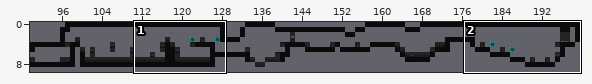
Two versions of a level (Tiled map, Levels/Level 2/Abstract Level 2.tmx). The first picture is a wide view before the edit; the outline marks the close-up.
Close-up. Old version:
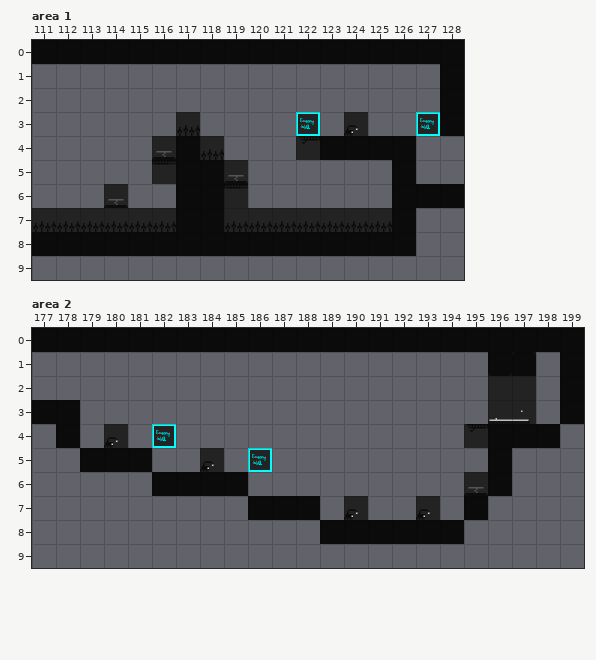
Cells are 64x64 px. Shown: area 1 x 111..128, y 0..9; area 2 x 177..199, y 0..9. The commit also changed other parts of the map, which this record leaves out.
The result:
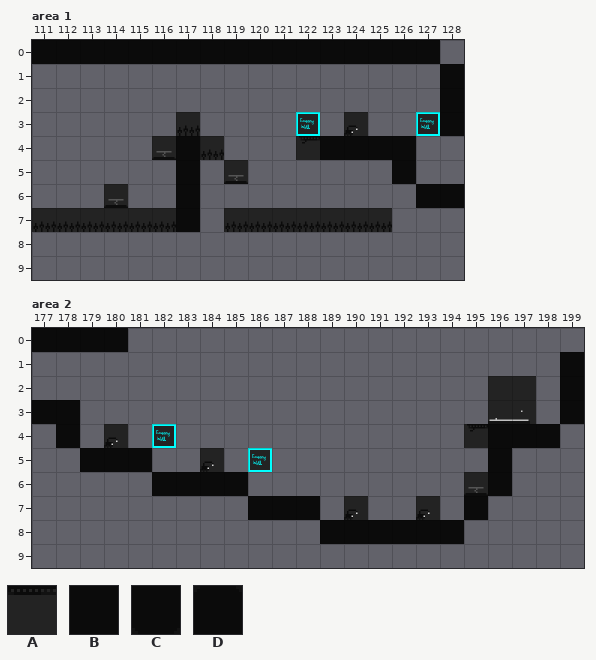
Key: from "Tileset with Background": A 60, B 142, C 294, D 295.
_ is an empty cell.
The edit:
Layer "Tile Layer 1", area 1:
y 0: x 128 B -> _
y 5: x 116 A -> _; x 118 B -> _
y 6: x 118..119 BA -> __; x 126 B -> _
y 7: x 118 B -> _; x 126 B -> _
y 8: x 111..126 BBBBBBBBBBBBBBBB -> ________________
Layer "Tile Layer 1", area 2:
y 0: x 181..199 BBBBBBBBBBBBBBBBBBB -> ___________________
y 1: x 196..197 CD -> __
Changed places in both close-ups, as pixel boxes (x1, y1, x2, y2):
removed: (440, 40, 464, 64)
removed: (32, 160, 416, 256)
removed: (128, 328, 584, 376)
